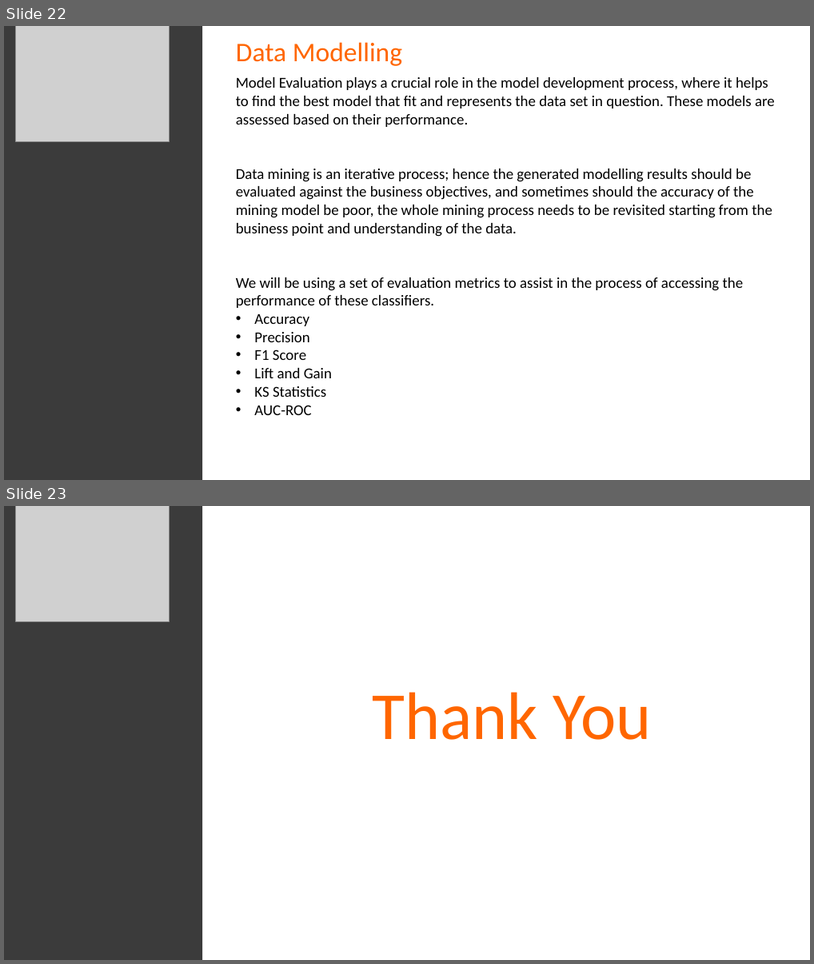
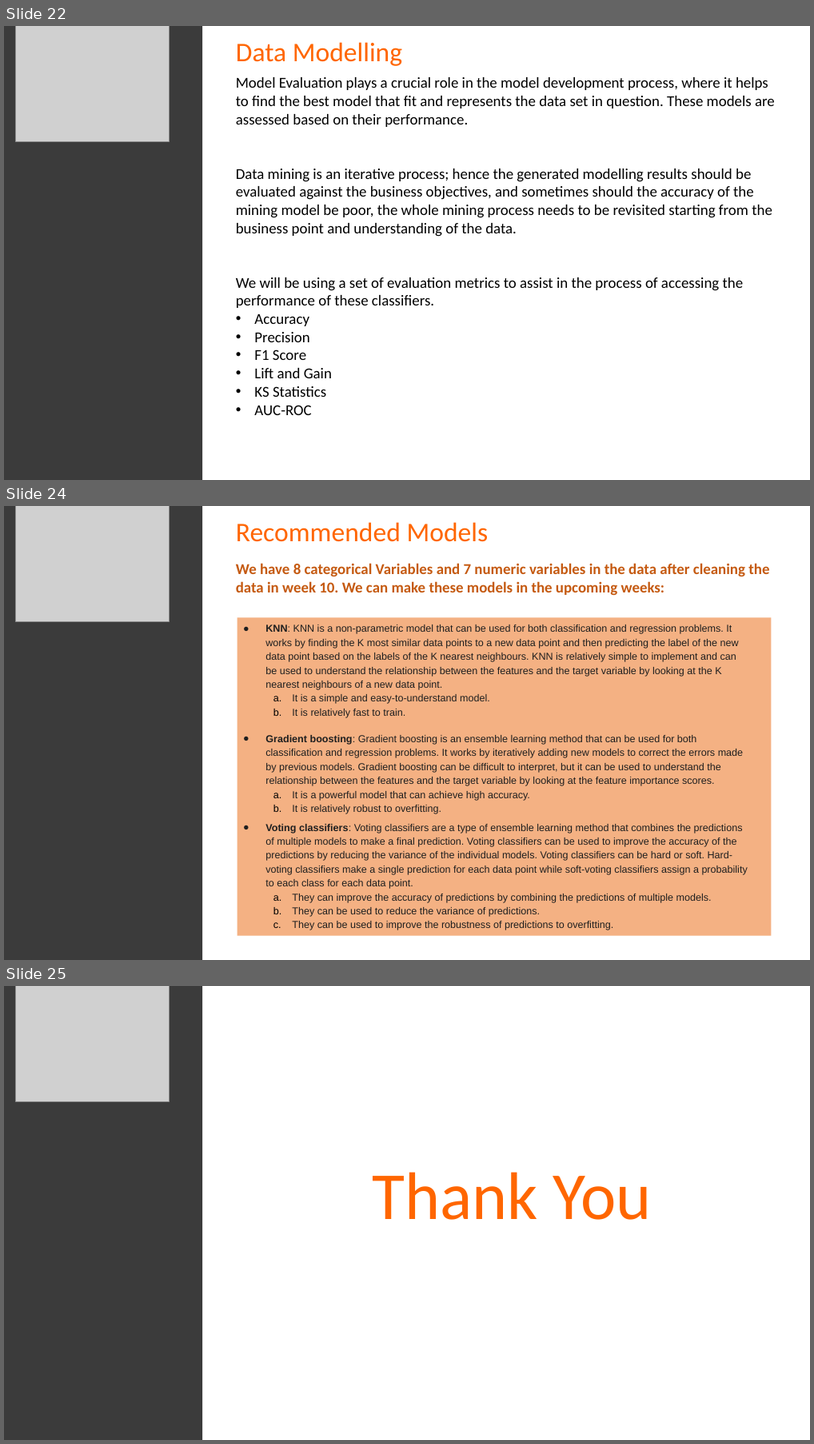
Before and after one commit to singhanuj695/Data-glacier-Group-Project, a slide deck: Week-11/CampaignCatalysts_EDA.pptx. Shown one above the other, each under a label of ours: slides 22 and 23 before the commit, slides 22, 24 and 25 after it; the slides between them are not shown. The pictures are 814x964 and 814x1444 pixels, drawn with LibreOffice and Linux fonts; fonts in the diff are those of the drawing; grey boxes stand for pictures. Boxes give left, top, right and bottom in pixels: in the first picture for what was removed or moved away, otherwise in the second. Text is boxed around its words. In the diff, an @@ line names an element or a change of style, - is before the commit and + after.

Commit message:
Week 11 - 2nd commit - file name updated

```diff
--- a/Week-11/CampaignCatalysts_EDA.pptx
+++ b/Week-11/CampaignCatalysts_EDA.pptx
@@ slide 24 added at [4,506,810,960], background #FFFFFF @@
@@ rectangle added at [4,506,202,960], fill #3B3B3B @@
@@ picture added at [15,506,169,621] @@
@@ text added at [236,522,489,542], 32 pt, text #FF6600 @@
+Recommended Models
@@ text added at [236,563,770,596], 18 pt, text #C55A11, bold @@
+We have 8 categorical Variables and 7 numeric variables in the data after cleaning the data in week 10. We can make these models in the upcoming weeks:
@@ rectangle added at [238,617,772,936], fill #F4B183, 12 pt, text #1F1F1F @@
+● KNN: KNN is a non-parametric model that can be used for both classification and regression problems. It works by finding the K most similar data points to a new data point and then predicting the label of the new data point based on the labels of the K nearest neighbours. KNN is relatively simple to implement and can be used to understand the relationship between the features and the target variable by looking at the K nearest neighbours of a new data point.
+  a. It is a simple and easy-to-understand model.
+  b. It is relatively fast to train.
+● Gradient boosting: Gradient boosting is an ensemble learning method that can be used for both classification and regression problems. It works by iteratively adding new models to correct the errors made by previous models. Gradient boosting can be difficult to interpret, but it can be used to understand the relationship between the features and the target variable by looking at the feature importance scores.
+  a. It is a powerful model that can achieve high accuracy.
+  b. It is relatively robust to overfitting.
+● Voting classifiers: Voting classifiers are a type of ensemble learning method that combines the predictions of multiple models to make a final prediction. Voting classifiers can be used to improve the accuracy of the predictions by reducing the variance of the individual models. Voting classifiers can be hard or soft. Hard-voting classifiers make a single prediction for each data point while soft-voting classifiers assign a probability to each class for each data point.
+  a. They can improve the accuracy of predictions by combining the predictions of multiple models.
+  b. They can be used to reduce the variance of predictions.
+  c. They can be used to improve the robustness of predictions to overfitting.
@@ what was slide 23 is now slide 25 @@
```
Also in this commit, not shown: 7 slides changed, 1 other slide added.
